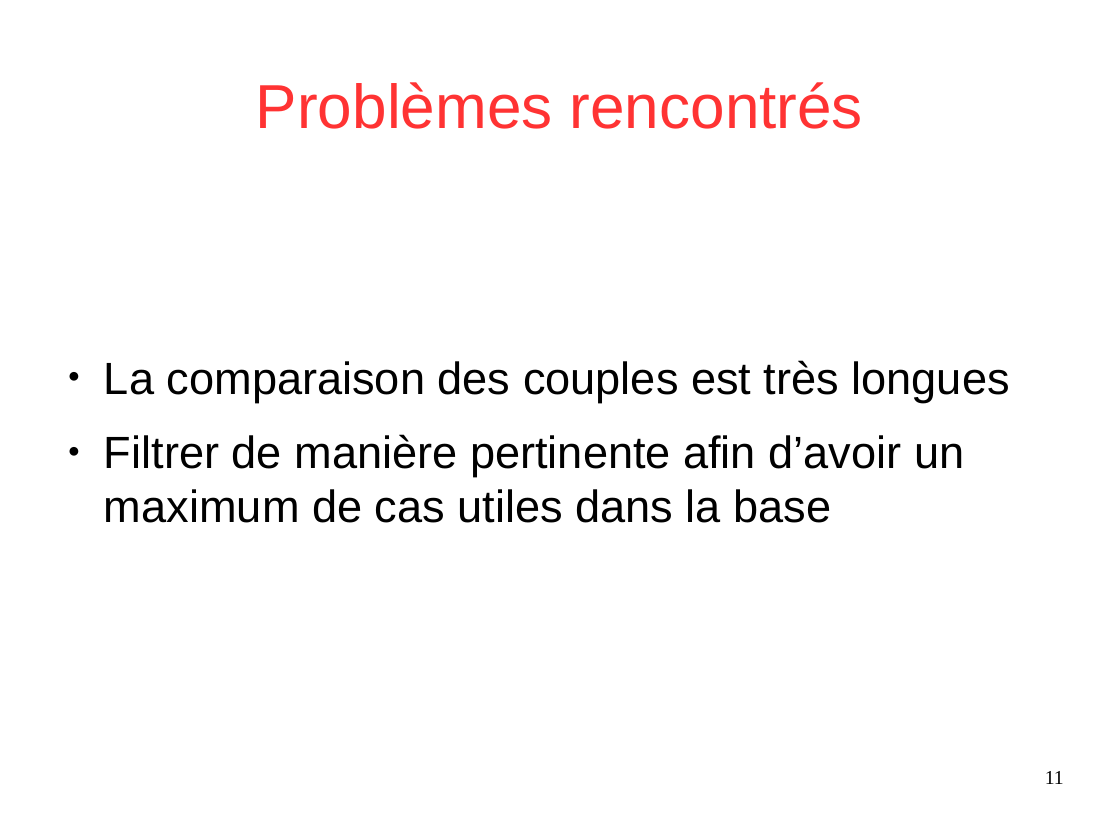
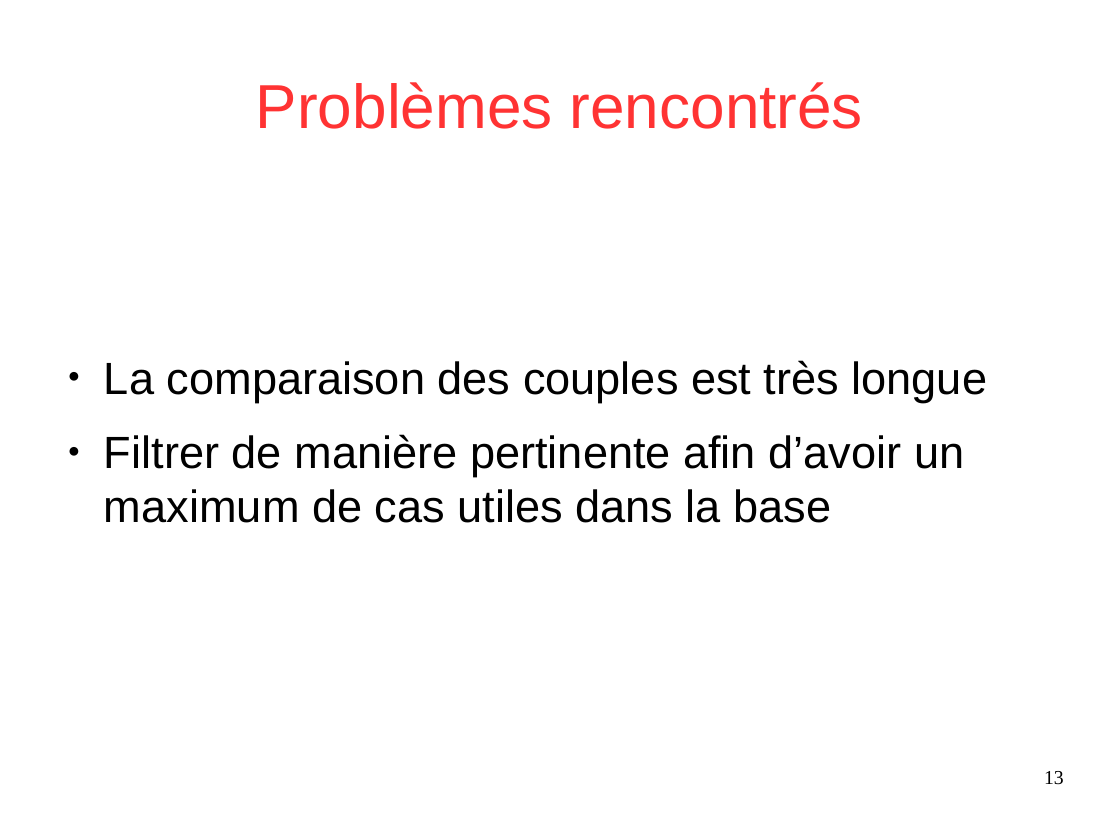
Before and after one commit to Sle3pingForest/StageL3, a slide deck: slide 13 of RapportDamien/presentation.odp (slide 11 before the commit). Drawn at 1120x840 pixels with LibreOffice and Linux fonts; fonts in the diff are those of the drawing. Boxes give left, top, right and bottom in pixels: in the first picture for what was removed or moved away, otherwise in the second. Text is boxed around its words. In the diff, an @@ line names an element or a change of style, - is before the commit and + after.

```diff
--- a/RapportDamien/presentation.odp
+++ b/RapportDamien/presentation.odp
@@ text at (104, 360, 988, 402): text changed @@
-● La comparaison des couples est très longues
+● La comparaison des couples est très longue
@@ page number at (1044, 771, 1064, 785): text changed @@
-11
+13
```
Also in this commit, not shown: 8 other slides changed, 2 slides added, 14 other files.
